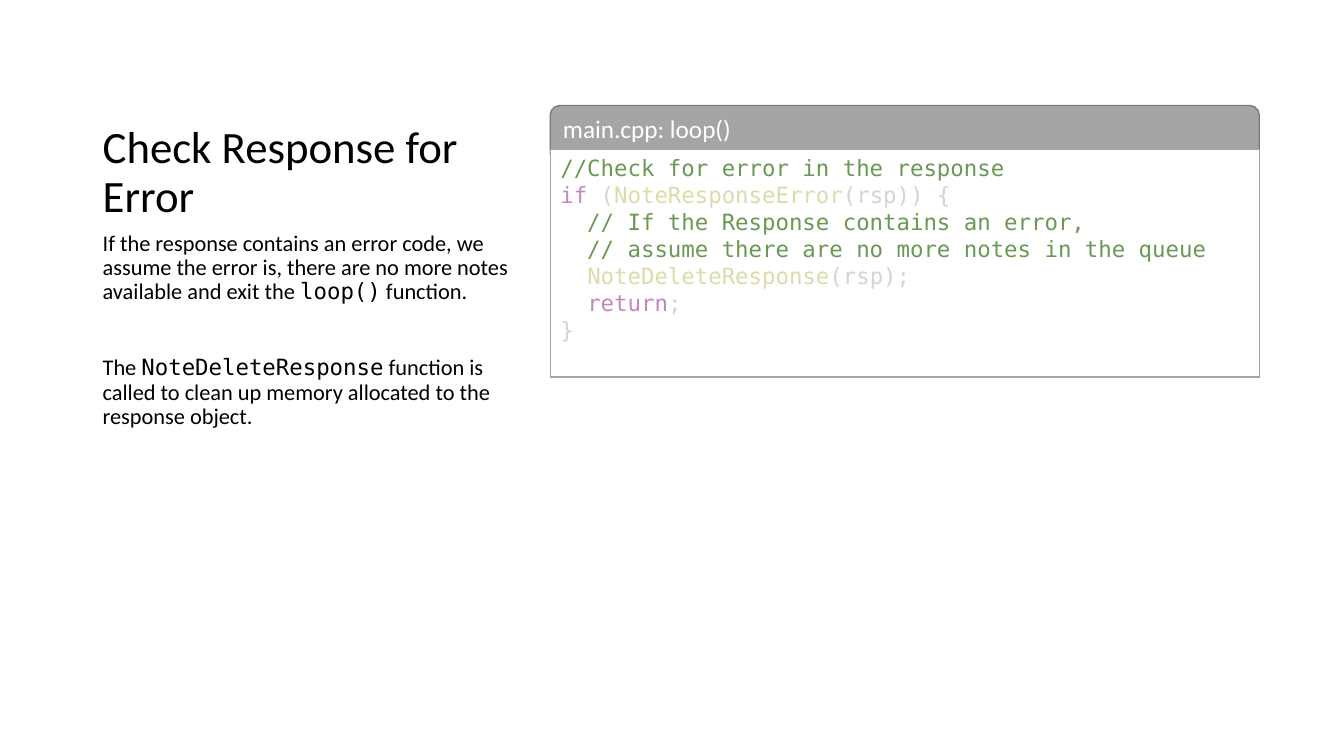
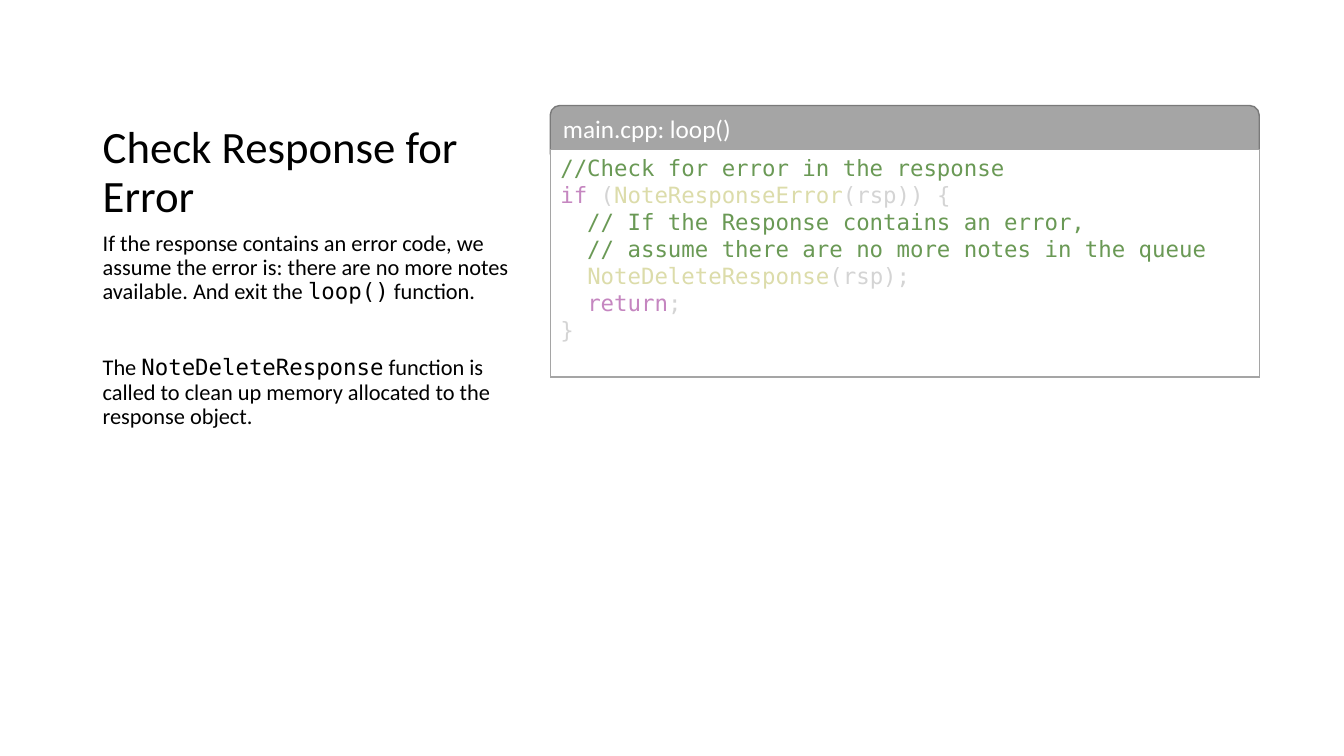
Before and after one commit to blues/note-tutorials, a slide deck: slide 26 of Host Firmware Tutorial.pptx (slide 27 before the commit). Drawn at 1344x756 pixels with LibreOffice and Linux fonts; fonts in the diff are those of the drawing. Boxes give left, top, right and bottom in pixels: in the first picture for what was removed or moved away, otherwise in the second. Text is boxed around its words. In the diff, an @@ line names an element or a change of style, - is before the commit and + after.

```diff
--- a/Host Firmware Tutorial.pptx
+++ b/Host Firmware Tutorial.pptx
@@ text at bbox=[103, 235, 509, 304]: text changed @@
-If the response contains an error code, we assume the error is, there are no more notes available and exit the loop() function.
+If the response contains an error code, we assume the error is: there are no more notes available. And exit the loop() function.
```
Also in this commit, not shown: 4 other slides changed, 9 slides added, 2 slides removed, 1 other file.
